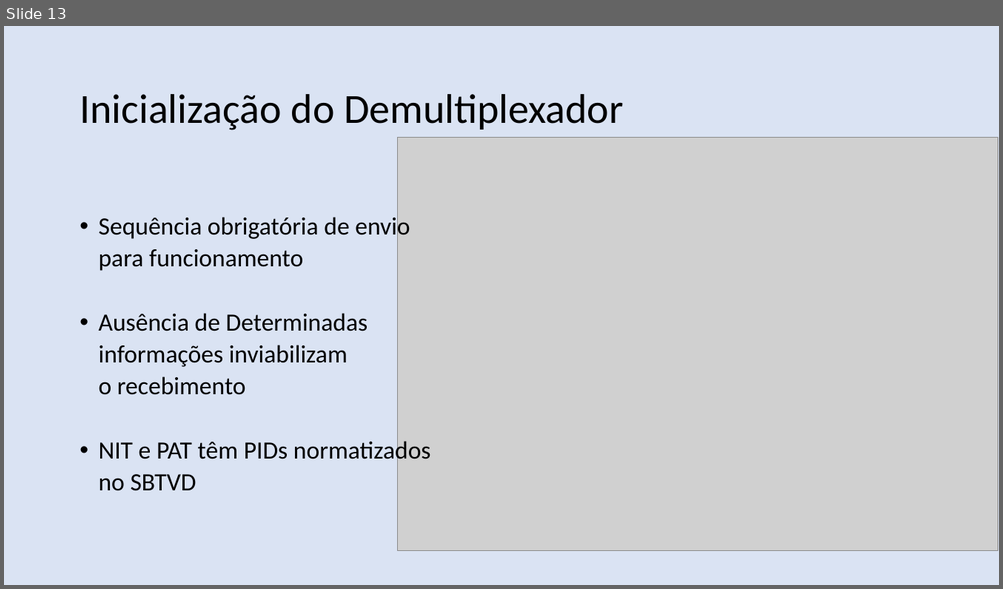
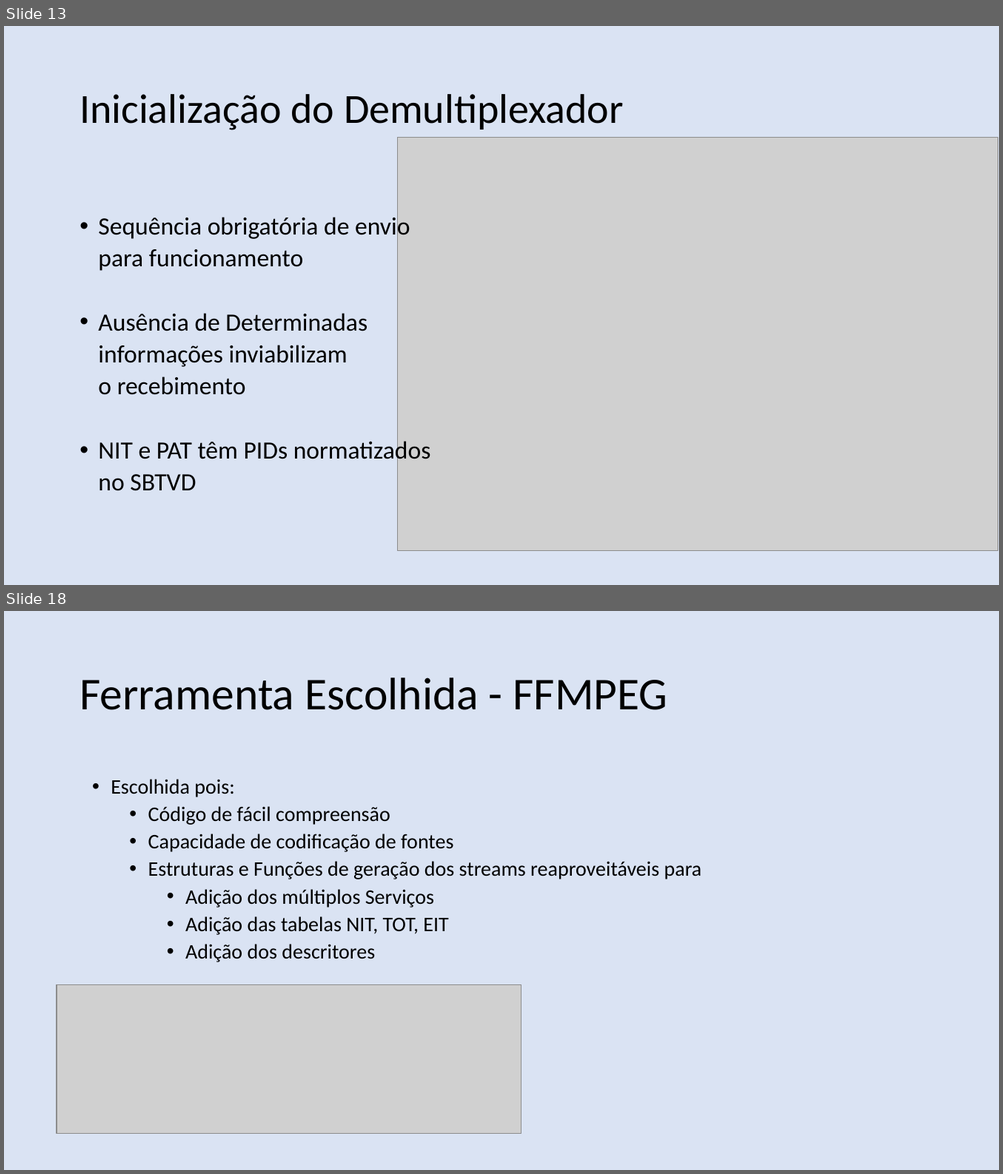
Before and after one commit to nasall2/TCC, a slide deck: relatorio/abntex2-modelos-1.9.2/figuras/apresentacao.pptx. Shown one above the other, each under a label of ours: slide 13 before the commit, slides 13 and 18 after it; the slides between them are not shown. The pictures are 1003x589 and 1003x1174 pixels, drawn with LibreOffice and Linux fonts; fonts in the diff are those of the drawing; grey boxes stand for pictures. Boxes give left, top, right and bottom in pixels: in the first picture for what was removed or moved away, otherwise in the second. Text is boxed around its words. In the diff, an @@ line names an element or a change of style, - is before the commit and + after.

```diff
--- a/relatorio/abntex2-modelos-1.9.2/figuras/apresentacao.pptx
+++ b/relatorio/abntex2-modelos-1.9.2/figuras/apresentacao.pptx
@@ slide 18 added at bbox=[4, 611, 999, 1170], background #DAE3F3 @@
@@ text added at bbox=[79, 678, 668, 710], 44 pt, text #000000 @@
+Ferramenta Escolhida - FFMPEG
@@ text added at bbox=[111, 779, 702, 963], 20 pt, text #000000 @@
+• Escolhida pois:
+  • Código de fácil compreensão
+  • Capacidade de codificação de fontes
+  • Estruturas e Funções de geração dos streams reaproveitáveis para
+    • Adição dos múltiplos Serviços
+    • Adição das tabelas NIT, TOT, EIT
+    • Adição dos descritores
@@ picture added at bbox=[57, 985, 521, 1133] @@
```
Also in this commit, not shown: 2 slides changed, 6 other slides added, 2 other files.
